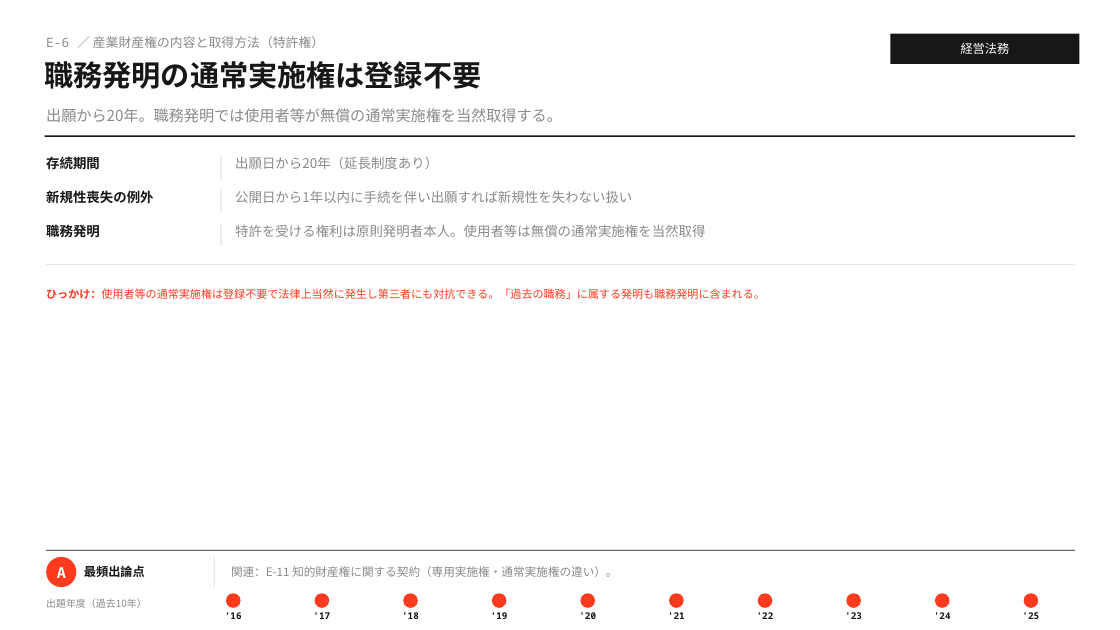
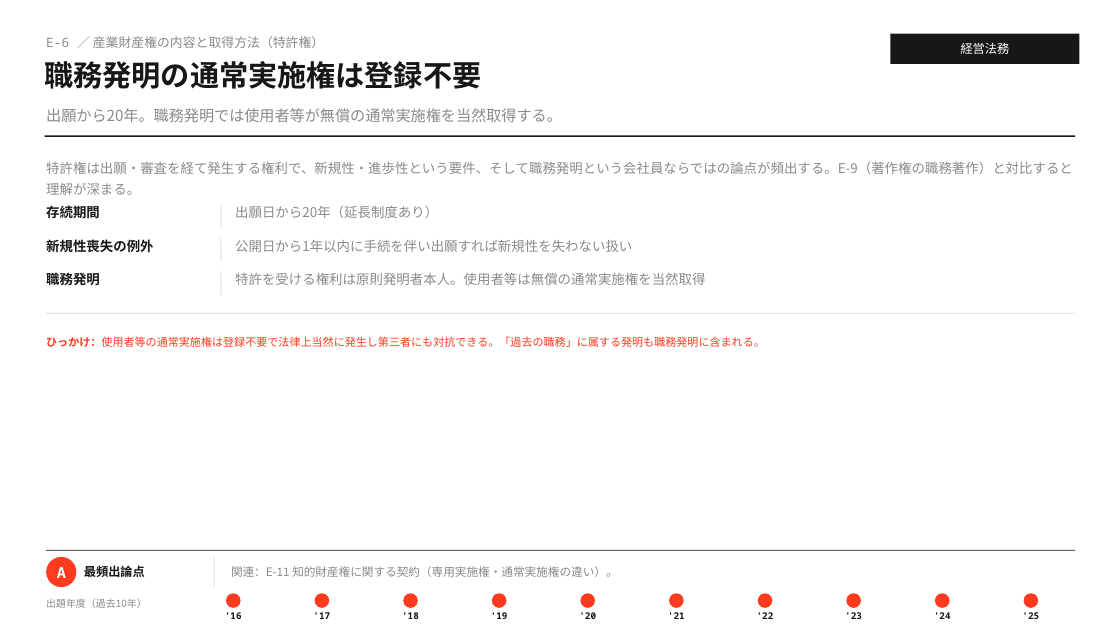
Before and after one commit to MasatoshiSano/SMEC, a slide deck: slide 10 of slides/1st_stage/E_business_law.pptx. Drawn at 1120x630 pixels with LibreOffice and Linux fonts; fonts in the diff are those of the drawing. Boxes give left, top, right and bottom in pixels: in the first picture for what was removed or moved away, otherwise in the second. Text is boxed around its words. In the diff, an @@ line names an element or a change of style, - is before the commit and + after.

```diff
--- a/slides/1st_stage/E_business_law.pptx
+++ b/slides/1st_stage/E_business_law.pptx
@@ text added at [46,162,1073,195], 11.5 pt, text #8A8A8A @@
+特許権は出願・審査を経て発生する権利で、新規性・進歩性という要件、そして職務発明という会社員ならではの論点が頻出する。E-9（著作権の職務著作）と対比すると理解が深まる。
@@ line moved from (221, 189) - (221, 213) to (221, 204) - (221, 228) @@
@@ line moved from (221, 223) - (221, 246) to (221, 238) - (221, 261) @@
@@ line moved from (221, 155) - (221, 179) to (221, 271) - (221, 295) @@
@@ 7 texts, 1 line: place and size @@
-7 texts, 1 line at [46,154,1075,299]
+7 texts, 1 line at [46,203,1075,347]
```
Also in this commit, not shown: 26 other slides changed, 2 other files.
